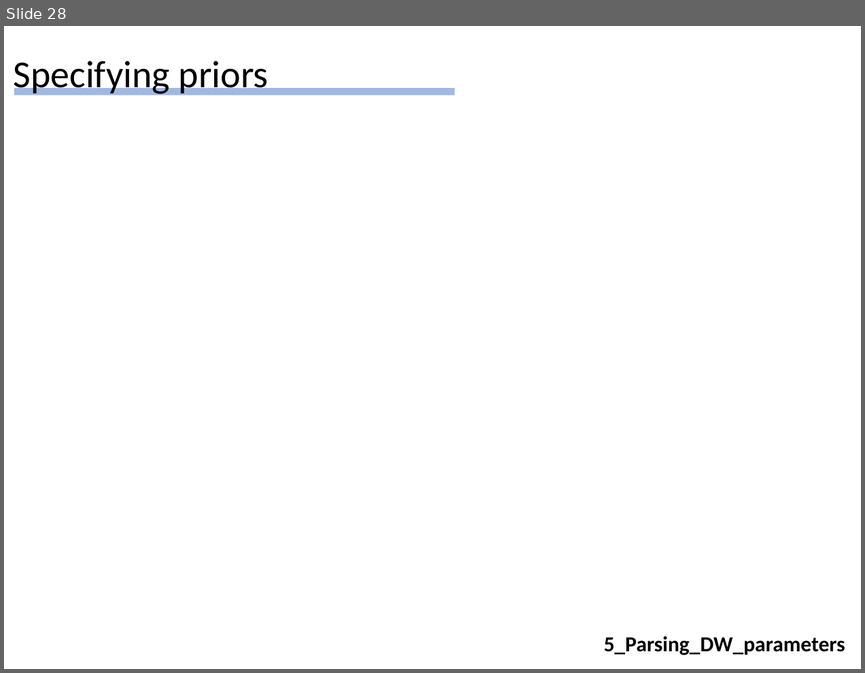
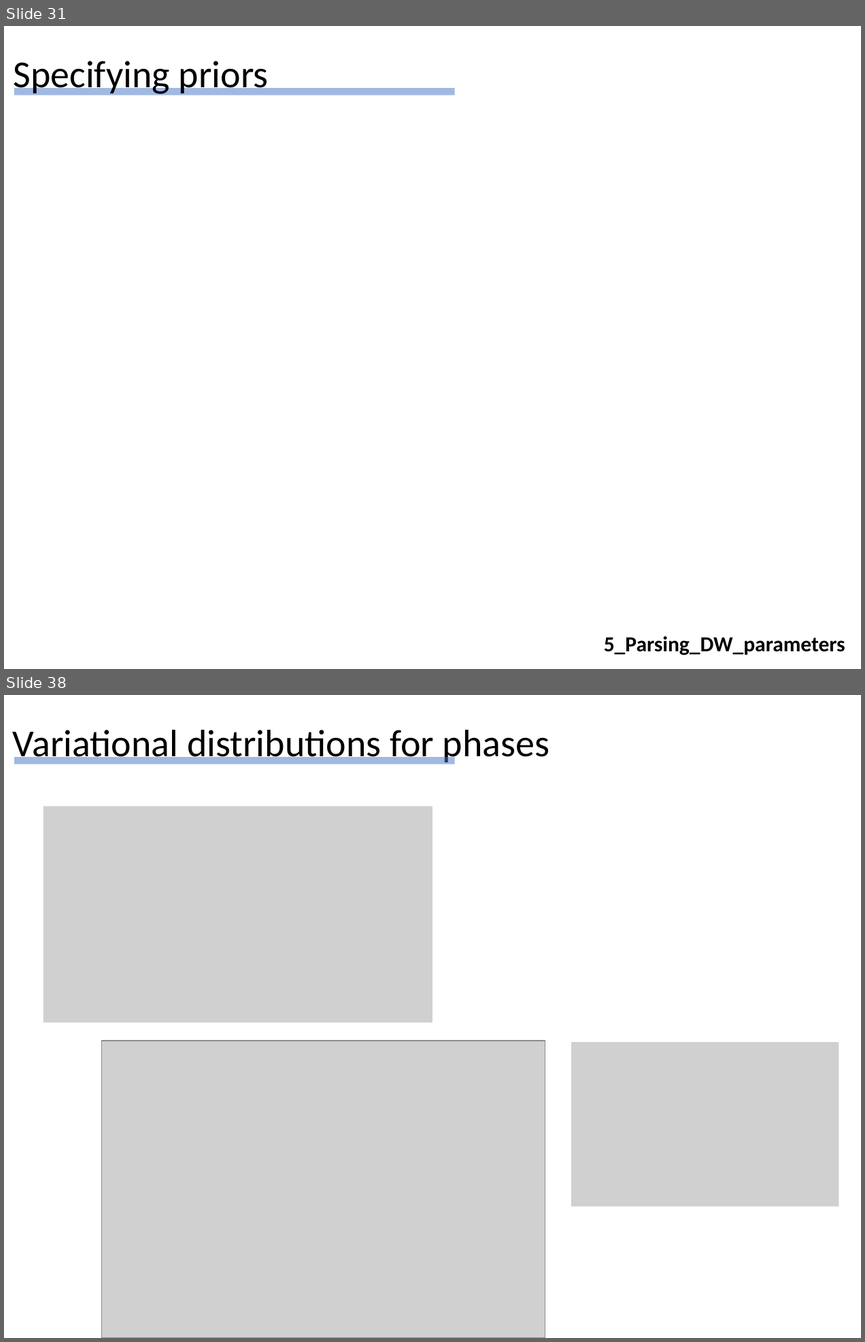
Before and after one commit to Hekstra-Lab/dw, a slide deck: Summary_of_findings_DH_20210218.pptx. Shown one above the other, each under a label of ours: slide 28 before the commit, slides 31 and 38 after it; the slides between them are not shown. The pictures are 865x673 and 865x1342 pixels, drawn with LibreOffice and Linux fonts; fonts in the diff are those of the drawing; grey boxes stand for pictures. Boxes give left, top, right and bottom in pixels: in the first picture for what was removed or moved away, otherwise in the second. Text is boxed around its words. In the diff, an @@ line names an element or a change of style, - is before the commit and + after.

Commit message:
updates for bivariate phase distributions in notebook 6

```diff
--- a/Summary_of_findings_DH_20210218.pptx
+++ b/Summary_of_findings_DH_20210218.pptx
@@ slide 38 added at [4, 695, 861, 1338], background #FFFFFF @@
@@ title added at [13, 730, 549, 764], 32 pt, text #000000 @@
+Variational distributions for phases
@@ line added from (14, 760) to (455, 760), #4472C4 6 pt @@
@@ picture added at [43, 807, 432, 1022] @@
@@ picture added at [102, 1040, 545, 1338] @@
@@ picture added at [571, 1042, 838, 1206] @@
@@ what was slide 28 is now slide 31 @@
```
Also in this commit, not shown: 3 slides changed, 11 other slides added, 1 slide removed, 16 other files.
